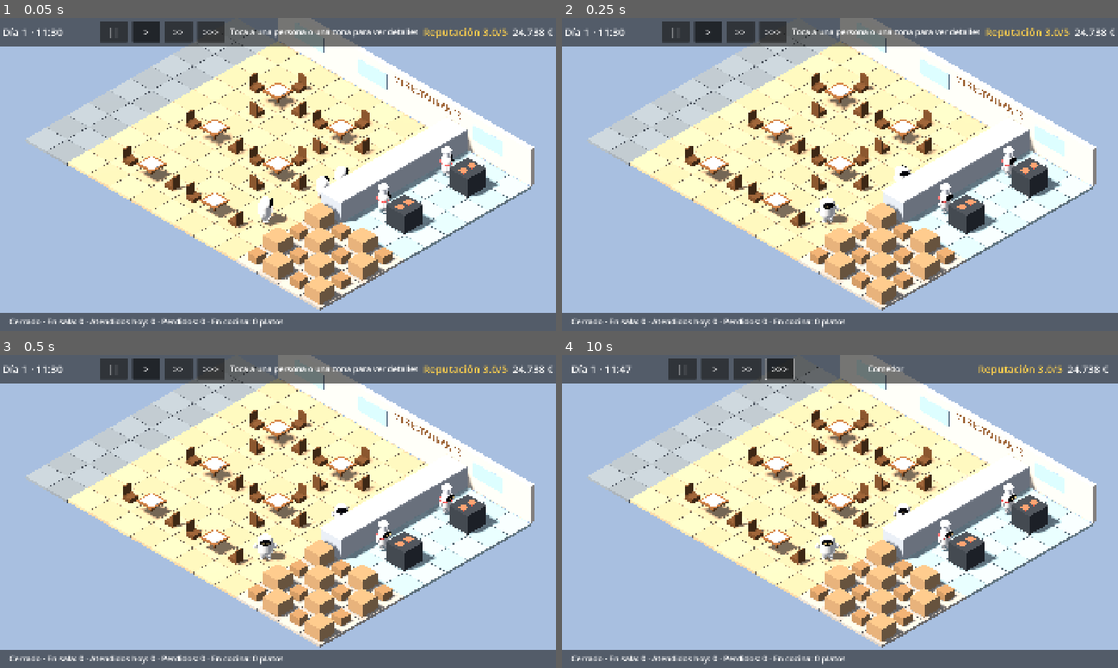
Above: before the commit, frames 1-4 (two rows, left to right).
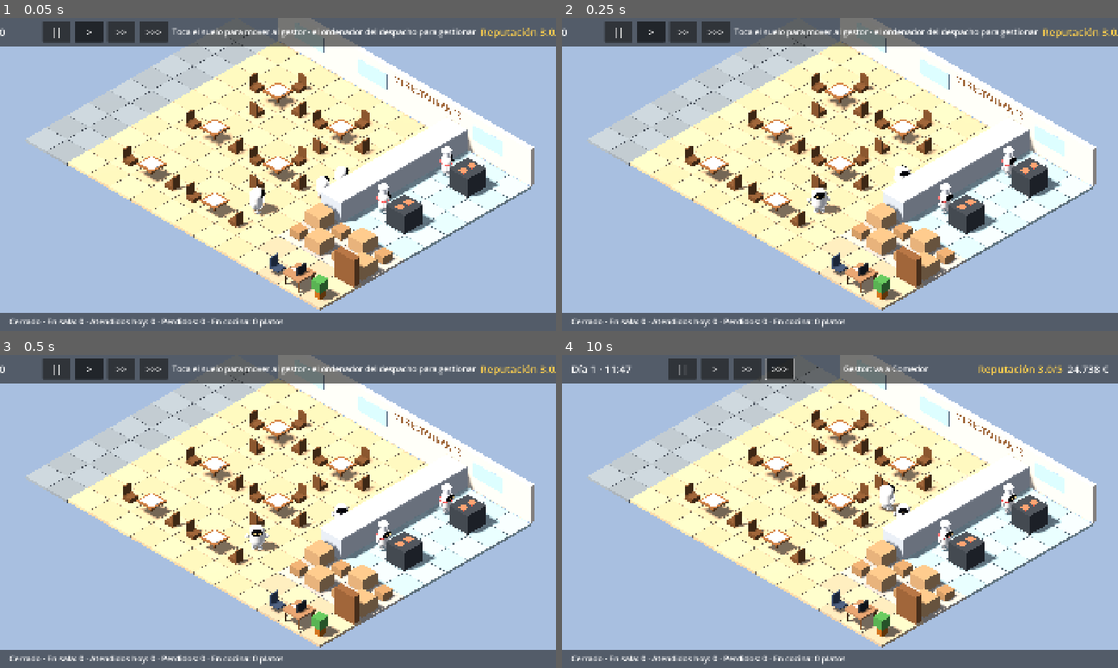
Above: after the commit, the same moments.

Repository: Fercho-93/Gestion_Restaurante
Game: Godot game, scene res://scenes/main/main.tscn
The game is run twice, just before and just after one commit, with the same random seed, the same clock (stepped at 60 frames per second) and the same inputs.
Inputs (mouse positions are in pixels of both pictures, inside the frame that each line leads up to):
- Up to frame 1 (0.05 s): no input
- Up to frame 2 (0.25 s): no input
- Up to frame 3 (0.5 s): no input
- Up to frame 4 (10 s): click "||" at 0.5 s; click ">" at 1.25 s; click ">>" at 2 s; click ">>>" at 2.75 s; click "||" at 3.5 s; click ">" at 4.25 s; click ">>" at 5 s; click ">>>" at 5.75 s; click "||" at 6.5 s; click ">" at 7.25 s; click ">>" at 8 s; click ">>>" at 8.75 s; tap Enter at 9.5 s; move the mouse to (962, 495) at 9.52 s; click (962, 495) at 9.67 s; tap Space at 9.77 s

The runs differ from the first frame. In frame 1, 5.9% of the frame differs, in the area x 0-100%, y 1-94%; in frame 2, 5.9%; in frame 3, 5.9%; in frame 4, 3.7%.

Commit message:
Gestor controlable y despacho con ordenador
El gestor pasa a ser el personaje del jugador: tocar el suelo lo manda
andando (si tocas un mueble, va a la celda libre más cercana) y tocar el
ordenador del despacho hace que vaya, se siente y abra la gestión. El
despacho ocupa parte del antiguo almacén. El ordenador muestra un resumen
en directo y los módulos de carta, personal, pedidos y finanzas, que se
irán completando. Los toques sobre la interfaz ya no mueven al gestor.
El diseño recoge cómo funcionan la ruina y la bancarrota.

Co-Authored-By: Claude Opus 5.5 <noreply@anthropic.com>
Claude-Session: https://claude.ai/code/session_01RaC8gh2ZAzYGHrEh2JUJL9

Diff:
--- a/game/data/restaurant_start.json
+++ b/game/data/restaurant_start.json
@@ -10,7 +10,11 @@
 		"zonas": [
 			{ "nombre": "Comedor", "rect": [0, 0, 8, 10], "color": "e9c79a" },
 			{ "nombre": "Cocina", "rect": [8, 0, 4, 6], "color": "b9d4d8" },
-			{ "nombre": "Almacén", "rect": [8, 6, 4, 4], "color": "c9c0b4", "bloqueada": true }
+			{ "nombre": "Almacén", "rect": [8, 6, 4, 2], "color": "c9c0b4", "bloqueada": true },
+			{ "nombre": "Despacho", "rect": [8, 8, 4, 2], "color": "d9bf9b" }
+		],
+		"objetos": [
+			{ "id": "ordenador", "nombre": "Ordenador", "celda": [10, 9], "uso": [9, 9] }
 		],
 		"mesas": [
 			{ "celda": [2, 2], "plazas": 4 },
@@ -23,6 +27,7 @@
 		"barra_cocina": [[8, 0], [8, 1], [8, 3], [8, 4], [8, 5], [8, 2]],
 		"pase": [7, 2],
 		"puesto_camareros": [7, 4],
+		"puesto_gestor": [6, 7],
 		"puestos_cocina": [[9, 1], [9, 4]],
 		"aparicion": [-2, 9],
 		"cola": [[-1, 8], [-1, 7], [-1, 6], [-1, 5], [-1, 4], [-1, 3]]
--- a/game/scenes/main/main.gd
+++ b/game/scenes/main/main.gd
@@ -7,7 +7,7 @@
 @onready var world: Node3D = $World
 @onready var camera: IsoCamera = $Camera
 @onready var sun: DirectionalLight3D = $Sun
-@onready var hud: CanvasLayer = $HUD
+@onready var hud: HUD = $HUD
 
 var _press_position := Vector2.ZERO
 
@@ -16,7 +16,7 @@
 	sun.rotation_degrees = Vector3(-55, -30, 0)
 	world.setup(Game.sim)
 	camera.focus(Vector3(Game.sim.layout.size.x / 2.0 - 1.0, 0, Game.sim.layout.size.y / 2.0))
-	hud.show_info("Toca a una persona o una zona para ver detalles")
+	hud.show_info("Toca el suelo para mover al gestor · el ordenador del despacho para gestionar")
 
 
 func _unhandled_input(event: InputEvent) -> void:
@@ -27,21 +27,32 @@
 			_on_tap(event.position)
 
 
+## Un toque en el mundo: el ordenador se usa, las personas se consultan y el suelo es
+## adonde va el gestor.
 func _on_tap(screen_pos: Vector2) -> void:
+	if hud.blocks_point(screen_pos):
+		return
+	var sim := Game.sim
+	var object_id: String = world.object_at(camera, screen_pos)
 	var bot: Bot = world.person_at(camera, screen_pos)
-	if bot != null:
-		world.select(Vector2i(-999, -999))
+	if bot != null and object_id == "":
 		hud.show_info(_describe(bot))
+		return
+	if object_id != "":
+		sim.manager.go_use(sim.layout, object_id)
+		hud.show_info("Gestor: %s" % sim.manager.describe())
 		return
 	var ground := camera.screen_to_ground(screen_pos)
 	var cell := Vector2i(roundi(ground.x), roundi(ground.z))
-	world.select(cell)
-	hud.show_info(Game.sim.layout.zone_name_at(cell))
+	if not sim.layout.region.has_point(cell):
+		return
+	sim.manager.walk_to(sim.layout, cell)
+	hud.show_info("Gestor: va a %s" % sim.layout.zone_name_at(sim.layout.nearest_walkable(cell)))
 
 
 func _describe(bot: Bot) -> String:
 	if bot.role == Bot.Role.GESTOR:
-		return "Tú · el gestor del restaurante"
+		return "Tú · el gestor del restaurante · " + Game.sim.manager.describe()
 	if bot.entity is CustomerGroup:
 		var g: CustomerGroup = bot.entity
 		var text := "Grupo de %d · %s (%d min) · Ánimo %d%%" % [g.size, g.state_name(), int(g.state_time), roundi(g.mood() * 100)]
--- a/game/scenes/world3d/restaurant_world.gd
+++ b/game/scenes/world3d/restaurant_world.gd
@@ -13,7 +13,6 @@
 const STREET_COLOR := Color("9aa3a8")
 const WALL_COLOR := Color("f3e6d3")
 const WOOD := Color("a0673a")
-const GESTOR_SPOT := Vector2(6.6, 7.2)
 ## Hacia dónde se mira para "mirar a la cámara".
 const TOWARDS_CAMERA := Vector3(1, 0, 1)
 
@@ -33,8 +32,8 @@
 	_build_furniture()
 	_gestor = Bot.new()
 	_gestor.setup(Bot.Role.GESTOR, 0)
+	_gestor.entity = sim.manager
 	add_child(_gestor)
-	_gestor.position = to_world(GESTOR_SPOT)
 	_gestor.face_direction(TOWARDS_CAMERA)
 
 
@@ -42,9 +41,18 @@
 	return Vector3(p.x, y, p.y)
 
 
-func select(cell: Vector2i) -> void:
-	_selection.visible = sim.layout.region.has_point(cell)
-	_selection.position = Vector3(cell.x, 0.01, cell.y)
+## Objeto del local (id) más cercano a un punto de la pantalla, o "".
+func object_at(camera: Camera3D, screen_pos: Vector2) -> String:
+	var radius := 0.7 * get_viewport().get_visible_rect().size.y / camera.size
+	var best := ""
+	var best_d := radius
+	for id in sim.layout.objects:
+		var cell: Vector2i = sim.layout.objects[id]["celda"]
+		var d := camera.unproject_position(Vector3(cell.x, 0.6, cell.y)).distance_to(screen_pos)
+		if d < best_d:
+			best = id
+			best_d = d
+	return best
 
 
 ## Personaje más cercano a un punto de la pantalla (o null).
@@ -80,6 +88,11 @@
 			_bots[key].queue_free()
 			_bots.erase(key)
 	_update_gestor(delta)
+	# Marca en el suelo el destino del gestor mientras camina.
+	var path := sim.manager.mover.path
+	_selection.visible = not path.is_empty()
+	if not path.is_empty():
+		_selection.position = Vector3(path.back().x, 0.01, path.back().y)
 
 
 func _sync_customer(bot: Bot, g: CustomerGroup, member_index: int) -> void:
@@ -143,8 +156,19 @@
 		_wave_left = 2.0
 	_last_group_id = maxi(_last_group_id, newest)
 	_wave_left -= delta * maxf(1.0, Game.clock.speed)
-	_gestor.waving = _wave_left > 0.0
+	var m := sim.manager
+	_gestor.position = to_world(m.mover.pos)
 	_gestor.eyes = Bot.Eyes.FELIZ
+	if m.mover.is_moving():
+		_gestor.pose = Bot.Pose.ANDANDO
+		_gestor.face_direction(to_world(m.mover.facing))
+	elif m.state == Manager.State.USANDO:
+		_gestor.pose = Bot.Pose.SENTADO
+		var cell: Vector2i = sim.layout.objects[m.using]["celda"]
+		_gestor.face_direction(to_world(Vector2(cell)) - _gestor.position)
+	else:
+		_gestor.pose = Bot.Pose.DE_PIE
+	_gestor.waving = _wave_left > 0.0 and m.state == Manager.State.LIBRE
 
 
 func _bot(key: String, role: Bot.Role, seed_value: int) -> Bot:
@@ -240,6 +264,7 @@
 			var mat := burner.material_override as StandardMaterial3D
 			mat.emission_enabled = true
 			mat.emission = Color("e2553b")
+	_build_office()
 	for zone in layout.zones:
 		if not zone["bloqueada"]:
 			continue
@@ -250,6 +275,46 @@
 					_box(Vector3(0.7, 0.5, 0.7), Vector3(x, 0.25, y), Color("c49a6c"))
 				else:
 					_box(Vector3(0.45, 0.3, 0.45), Vector3(x, 0.15, y), Color("b5885a"))
+
+
+## Despacho: mesa con ordenador, silla del gestor, estantería y planta.
+func _build_office() -> void:
+	var layout := sim.layout
+	if not layout.objects.has("ordenador"):
+		return
+	var pc: Dictionary = layout.objects["ordenador"]
+	var desk := Vector3(pc["celda"].x, 0, pc["celda"].y)
+	var seat := Vector3(pc["uso"].x, 0, pc["uso"].y)
+	var toward := (desk - seat).normalized()
+	var side := Vector3(-toward.z, 0, toward.x)
+	_box(Vector3(0.8, 0.06, 0.8) if absf(toward.x) > 0.5 else Vector3(0.8, 0.06, 0.8), desk + Vector3(0, 0.46, 0), WOOD.lightened(0.15))
+	for corner in [Vector3(-0.33, 0, -0.33), Vector3(0.33, 0, -0.33), Vector3(-0.33, 0, 0.33), Vector3(0.33, 0, 0.33)]:
+		_box(Vector3(0.06, 0.44, 0.06), desk + corner + Vector3(0, 0.22, 0), WOOD.darkened(0.3))
+	# Pantalla mirando a la silla, con brillo.
+	var monitor_pos := desk + toward * 0.12 + Vector3(0, 0.68, 0)
+	var monitor_size := Vector3(0.05, 0.3, 0.46) if absf(toward.x) > 0.5 else Vector3(0.46, 0.3, 0.05)
+	_box(monitor_size, monitor_pos, Color("2a2d34"))
+	var screen := _box(monitor_size * Vector3(0.6, 0.85, 0.9) if absf(toward.x) > 0.5 else monitor_size * Vector3(0.9, 0.85, 0.6), monitor_pos - toward * 0.02, Color("7fc8f0"))
+	var screen_mat := screen.material_override as StandardMaterial3D
+	screen_mat.emission_enabled = true
+	screen_mat.emission = Color("7fc8f0")
+	screen_mat.emission_energy_multiplier = 0.8
+	_box(Vector3(0.08, 0.16, 0.08), desk + toward * 0.12 + Vector3(0, 0.55, 0), Color("2a2d34"))
+	_box(Vector3(0.3, 0.02, 0.12) if absf(toward.x) > 0.5 else Vector3(0.12, 0.02, 0.3), desk - toward * 0.15 + Vector3(0, 0.5, 0), Color("dfe3e8"))
+	# Silla de oficina.
+	_box(Vector3(0.38, 0.06, 0.38), seat + Vector3(0, 0.16, 0), Color("3b4a63"))
+	_box(Vector3(0.06, 0.4, 0.38) if absf(toward.x) > 0.5 else Vector3(0.38, 0.4, 0.06), seat - toward * 0.19 + Vector3(0, 0.36, 0), Color("3b4a63"))
+	# Estantería y planta en las esquinas libres del despacho.
+	for zone in layout.zones:
+		if zone["nombre"] != "Despacho":
+			continue
+		var r: Rect2i = zone["rect"]
+		_box(Vector3(0.9, 1.1, 0.3), Vector3(r.end.x - 1, 0.55, r.position.y - 0.3), Color("8a5a35"))
+		for i in 3:
+			_box(Vector3(0.12, 0.22, 0.2), Vector3(r.end.x - 1.3 + i * 0.2, 0.75, r.position.y - 0.3), Color(["c0504d", "4f81bd", "9bbb59"][i]))
+		var pot := Vector3(r.end.x - 1, 0, r.end.y - 1)
+		_box(Vector3(0.3, 0.3, 0.3), pot + Vector3(0, 0.15, 0), Color("b5651d"))
+		_box(Vector3(0.4, 0.4, 0.4), pot + Vector3(0, 0.5, 0), Color("4f9a4a"))
 
 
 func _box(size: Vector3, pos: Vector3, color: Color) -> MeshInstance3D:
--- /dev/null
+++ b/game/simulation/manager.gd
@@ -0,0 +1,66 @@
+class_name Manager
+extends RefCounted
+## El gestor: el personaje que controla el jugador. Va adonde le mandan y usa los
+## objetos del local (por ejemplo, el ordenador del despacho).
+
+enum State { LIBRE, ANDANDO, USANDO }
+
+const STATE_NAMES := {
+	State.LIBRE: "Libre",
+	State.ANDANDO: "Andando",
+	State.USANDO: "Usando",
+}
+
+var mover: Mover
+var state := State.LIBRE
+## Objeto hacia el que va para usarlo ("" si solo camina).
+var target_object := ""
+## Objeto que está usando ahora ("" si ninguno).
+var using := ""
+
+
+func _init(start: Vector2i) -> void:
+	mover = Mover.new(start, Mover.BASE_SPEED * 1.1)
+
+
+func walk_to(layout: RestaurantLayout, cell: Vector2i) -> void:
+	using = ""
+	target_object = ""
+	mover.go_to(layout, layout.nearest_walkable(cell))
+	state = State.ANDANDO
+
+
+func go_use(layout: RestaurantLayout, object_id: String) -> void:
+	using = ""
+	target_object = object_id
+	mover.go_to(layout, layout.objects[object_id]["uso"])
+	state = State.ANDANDO
+
+
+func stop_using() -> void:
+	using = ""
+	if state == State.USANDO:
+		state = State.LIBRE
+
+
+## Avanza `minutes` de juego. Devuelve el objeto que empieza a usar en este paso, si lo hay.
+func step(minutes: float) -> String:
+	mover.step(minutes)
+	if state != State.ANDANDO or mover.is_moving():
+		return ""
+	if target_object == "":
+		state = State.LIBRE
+		return ""
+	using = target_object
+	target_object = ""
+	state = State.USANDO
+	return using
+
+
+func describe() -> String:
+	match state:
+		State.ANDANDO:
+			return "Yendo a usar el ordenador" if target_object == "ordenador" else "Andando"
+		State.USANDO:
+			return "En el ordenador" if using == "ordenador" else "Usando " + using
+	return "Libre"
--- a/game/simulation/restaurant_layout.gd
+++ b/game/simulation/restaurant_layout.gd
@@ -34,6 +34,9 @@
 var queue_cells: Array[Vector2i] = []
 var pass_cell: Vector2i
 var waiter_home: Vector2i
+var manager_home: Vector2i
+## Objetos que el gestor puede usar: id -> {nombre, celda: Vector2i, uso: Vector2i}
+var objects: Dictionary = {}
 var cook_stations: Array[Vector2i] = []
 var counter_cells: Array[Vector2i] = []
 var ambiente: float
@@ -47,6 +50,9 @@
 	spawn_cell = v2i(d["aparicion"])
 	pass_cell = v2i(d["pase"])
 	waiter_home = v2i(d["puesto_camareros"])
+	manager_home = v2i(d["puesto_gestor"])
+	for o in d.get("objetos", []):
+		objects[o["id"]] = { "nombre": o["nombre"], "celda": v2i(o["celda"]), "uso": v2i(o["uso"]) }
 	ambiente = float(d["ambiente"])
 	limpieza = float(d["limpieza"])
 	for c in d["cola"]:
@@ -86,6 +92,8 @@
 		astar.set_point_solid(c)
 	for table in tables:
 		astar.set_point_solid(table.cell)
+	for o in objects.values():
+		astar.set_point_solid(o["celda"])
 
 
 ## Camino de celdas entre dos puntos (incluye el origen). Vacío si no hay camino.
@@ -99,6 +107,22 @@
 	return region.has_point(cell) and not astar.is_point_solid(cell)
 
 
+## La celda transitable más cercana (la propia si ya lo es).
+func nearest_walkable(cell: Vector2i) -> Vector2i:
+	if is_walkable(cell):
+		return cell
+	var best := cell
+	var best_d := INF
+	for dx in range(-3, 4):
+		for dy in range(-3, 4):
+			var c := cell + Vector2i(dx, dy)
+			var d := Vector2(dx, dy).length()
+			if d < best_d and is_walkable(c):
+				best = c
+				best_d = d
+	return best
+
+
 func zone_name_at(cell: Vector2i) -> String:
 	if cell.x < 0:
 		return "Calle"
--- a/game/simulation/restaurant_sim.gd
+++ b/game/simulation/restaurant_sim.gd
@@ -5,6 +5,8 @@
 
 signal day_closed(report: Dictionary)
 signal group_left(group: CustomerGroup)
+## El gestor ha llegado a un objeto y empieza a usarlo (p. ej. "ordenador").
+signal manager_started_using(object_id: String)
 
 const MINUTES_PER_DAY := 24 * 60
 ## Hora a la que llega el pedido diario de materia prima.
@@ -20,6 +22,7 @@
 ## receta_id -> precio de venta
 var menu: Dictionary = {}
 var staff: Array[StaffMember] = []
+var manager: Manager
 var groups: Array[CustomerGroup] = []
 ## Platos pendientes de empezar: [{grupo, receta}]
 var kitchen_queue: Array[Dictionary] = []
@@ -68,6 +71,7 @@
 			cell += Vector2i(0, waiter_count)
 			waiter_count += 1
 		staff.append(StaffMember.new(d, staff.size() + 1, cell))
+	manager = Manager.new(layout.manager_home)
 	minutes = start_minutes
 	_reset_day_stats()
 	_restock()
@@ -82,6 +86,9 @@
 	_update_groups(dt)
 	_update_waiters(dt)
 	_update_cooks(dt)
+	var used := manager.step(dt)
+	if used != "":
+		manager_started_using.emit(used)
 	groups = groups.filter(func(g: CustomerGroup): return g.state != CustomerGroup.State.FUERA)
 	if _crossed(previous, minutes, 0):
 		_close_day()
--- a/game/tests/run_tests.gd
+++ b/game/tests/run_tests.gd
@@ -19,6 +19,7 @@
 	test_satisfaction_bounds()
 	test_full_day_simulation()
 	test_bot_builds_for_every_role()
+	test_manager_walks_and_uses_computer()
 	await test_camera_follows_fingers()
 	print("\n%d comprobaciones, %d fallos" % [_checks, _failures])
 	quit(1 if _failures > 0 else 0)
@@ -249,3 +250,36 @@
 	_touch(cam, 0, a, false)
 	_touch(cam, 1, b, false)
 	cam.free()
+
+
+func test_manager_walks_and_uses_computer() -> void:
+	var sim := RestaurantSim.new(load_data(), 9 * 60, 7)
+	var m := sim.manager
+	check(m.mover.cell() == sim.layout.manager_home, "el gestor empieza en su sitio")
+	check(sim.layout.objects.has("ordenador"), "hay un ordenador en el local")
+	check(sim.layout.zone_name_at(sim.layout.objects["ordenador"]["uso"]) == "Despacho", "el ordenador está en el despacho")
+	# Andar a una celda libre.
+	m.walk_to(sim.layout, Vector2i(1, 1))
+	for i in 200:
+		sim.update(0.25)
+	check(m.mover.cell() == Vector2i(1, 1) and m.state == Manager.State.LIBRE, "el gestor llega adonde se le manda")
+	# Mandarlo a una mesa: va a la celda libre más cercana.
+	var table: Vector2i = sim.layout.tables[0].cell
+	m.walk_to(sim.layout, table)
+	for i in 200:
+		sim.update(0.25)
+	check(m.mover.cell() != table and m.mover.cell().distance_to(table) <= 1.5, "si tocas una mesa, se queda al lado")
+	# Usar el ordenador: llega, se sienta y avisa.
+	var used: Array[String] = []
+	sim.manager_started_using.connect(func(id: String): used.append(id))
+	m.go_use(sim.layout, "ordenador")
+	for i in 400:
+		sim.update(0.25)
+	check(used == ["ordenador"], "avisa una sola vez de que usa el ordenador")
+	check(m.state == Manager.State.USANDO and m.mover.cell() == sim.layout.objects["ordenador"]["uso"], "está sentado en el ordenador")
+	m.stop_using()
+	check(m.state == Manager.State.LIBRE and m.using == "", "se levanta del ordenador")
+	# En pausa (sin avanzar la simulación) la orden espera.
+	var before := m.mover.pos
+	m.walk_to(sim.layout, Vector2i(3, 3))
+	check(m.mover.pos == before and m.state == Manager.State.ANDANDO, "en pausa la orden queda pendiente")
--- /dev/null
+++ b/game/ui/computer_screen.gd
@@ -0,0 +1,132 @@
+class_name ComputerScreen
+extends PanelContainer
+## Ordenador del despacho: se abre cuando el gestor se sienta a usarlo y reúne los
+## módulos de gestión. El tiempo sigue corriendo mientras está abierto.
+
+signal closed
+
+## Módulos: id -> [título, descripción mientras no esté hecho]
+const MODULES := {
+	"resumen": ["Resumen", ""],
+	"carta": ["Carta y precios", "Activar y quitar platos, cambiar precios y ver el coste y el margen de cada plato."],
+	"personal": ["Personal", "Ver a tus empleados, contratar entre candidatos, despedir y ajustar sueldos."],
+	"pedidos": ["Pedidos y almacén", "Ver el stock y hacer pedidos a los proveedores."],
+	"finanzas": ["Finanzas", "Cuentas de resultados, préstamos e historial del restaurante."],
+}
+
+var _tabs := {}
+var _content: VBoxContainer
+var _current := "resumen"
+
+
+func _ready() -> void:
+	var style := StyleBoxFlat.new()
+	style.bg_color = Color("1f2430")
+	style.set_corner_radius_all(18)
+	style.border_color = Color("3b4a63")
+	style.set_border_width_all(6)
+	style.shadow_size = 24
+	style.shadow_color = Color(0, 0, 0, 0.5)
+	add_theme_stylebox_override("panel", style)
+	var margin := MarginContainer.new()
+	for side in ["left", "right", "top", "bottom"]:
+		margin.add_theme_constant_override("margin_" + side, 28)
+	add_child(margin)
+	var column := VBoxContainer.new()
+	column.add_theme_constant_override("separation", 20)
+	margin.add_child(column)
+
+	var header := HBoxContainer.new()
+	column.add_child(header)
+	var title := Label.new()
+	title.text = "Ordenador del despacho"
+	title.add_theme_font_size_override("font_size", 40)
+	title.size_flags_horizontal = Control.SIZE_EXPAND_FILL
+	header.add_child(title)
+	var leave := Button.new()
+	leave.text = "Levantarse"
+	leave.custom_minimum_size = Vector2(260, 80)
+	leave.add_theme_font_size_override("font_size", 32)
+	leave.pressed.connect(close)
+	header.add_child(leave)
+
+	var body := HBoxContainer.new()
+	body.add_theme_constant_override("separation", 28)
+	body.size_flags_vertical = Control.SIZE_EXPAND_FILL
+	column.add_child(body)
+	var menu := VBoxContainer.new()
+	menu.add_theme_constant_override("separation", 12)
+	body.add_child(menu)
+	var group := ButtonGroup.new()
+	for id in MODULES:
+		var b := Button.new()
+		b.text = MODULES[id][0]
+		b.toggle_mode = true
+		b.button_group = group
+		b.alignment = HORIZONTAL_ALIGNMENT_LEFT
+		b.custom_minimum_size = Vector2(380, 88)
+		b.add_theme_font_size_override("font_size", 32)
+		b.pressed.connect(_show.bind(id))
+		menu.add_child(b)
+		_tabs[id] = b
+	var scroll := ScrollContainer.new()
+	scroll.size_flags_horizontal = Control.SIZE_EXPAND_FILL
+	scroll.horizontal_scroll_mode = ScrollContainer.SCROLL_MODE_DISABLED
+	body.add_child(scroll)
+	_content = VBoxContainer.new()
+	_content.size_flags_horizontal = Control.SIZE_EXPAND_FILL
+	_content.add_theme_constant_override("separation", 10)
+	scroll.add_child(_content)
+	hide()
+
+
+func open() -> void:
+	show()
+	_show(_current)
+
+
+func close() -> void:
+	if visible:
+		hide()
+		closed.emit()
+
+
+func _process(_delta: float) -> void:
+	# El resumen se actualiza en directo mientras el tiempo corre.
+	if visible and _current == "resumen" and Engine.get_process_frames() % 15 == 0:
+		_show("resumen")
+
+
+func _show(id: String) -> void:
+	_current = id
+	_tabs[id].button_pressed = true
+	for child in _content.get_children():
+		child.queue_free()
+	_line(MODULES[id][0], 36)
+	if id == "resumen":
+		_summary()
+	else:
+		_line(MODULES[id][1], 28, Color("cfd8dc"))
+		_line("Próximamente.", 28, Color("ffd54f"))
+
+
+func _summary() -> void:
+	var sim := Game.sim
+	var f := sim.finances
+	_line("Caja: %s €" % HUD.format_money(f.money), 32)
+	_line("Reputación: %.1f/5" % sim.average_stars(), 28)
+	_line("Hoy, de momento:", 28, Color("b0bec5"))
+	_line("   Ingresos: %.2f €" % f.total(f.income), 28, Color("81c784"))
+	_line("   Gastos: %.2f €" % f.total(f.expenses), 28, Color("e57373"))
+	_line("   Clientes atendidos: %d · Grupos perdidos: %d" % [sim.day_stats["clientes_servidos"], sim.day_stats["grupos_perdidos"]], 28)
+	_line("Personal: %d camareros, %d cocineros" % [sim.waiters().size(), sim.cooks().size()], 28)
+	_line("Platos en carta: %d" % sim.menu.size(), 28)
+
+
+func _line(text: String, font_size: int = 28, color: Color = Color.WHITE) -> void:
+	var label := Label.new()
+	label.text = text
+	label.autowrap_mode = TextServer.AUTOWRAP_WORD_SMART
+	label.add_theme_font_size_override("font_size", font_size)
+	label.add_theme_color_override("font_color", color)
+	_content.add_child(label)
--- a/game/ui/hud.gd
+++ b/game/ui/hud.gd
@@ -1,3 +1,4 @@
+class_name HUD
 extends CanvasLayer
 ## HUD: fecha y hora, velocidad, dinero, reputación, estado de la sala e informe diario.
 
@@ -8,6 +9,9 @@
 @onready var stats_label: Label = %StatsLabel
 @onready var day_report: DayReport = %DayReport
 @onready var rotate_hint: Control = %RotateHint
+@onready var computer: ComputerScreen = %Computer
+@onready var top_bar: Control = $TopBar
+@onready var bottom_bar: Control = $BottomBar
 @onready var speed_buttons := {
 	0: %PauseButton,
 	1: %Speed1Button,
@@ -22,6 +26,10 @@
 	Game.clock.speed_changed.connect(_on_speed_changed)
 	Game.sim.day_closed.connect(_on_day_closed)
 	day_report.closed.connect(func(): Game.clock.set_speed(1))
+	Game.sim.manager_started_using.connect(_on_manager_started_using)
+	computer.closed.connect(func():
+		Game.sim.manager.stop_using()
+		show_info("Gestor: libre"))
 	_on_speed_changed(Game.clock.speed)
 
 
@@ -41,6 +49,19 @@
 
 func show_info(text: String) -> void:
 	info_label.text = text
+
+
+## ¿Hay interfaz bajo ese punto de la pantalla? (para no mover al gestor al tocar botones)
+func blocks_point(screen_pos: Vector2) -> bool:
+	if computer.visible or day_report.is_visible_in_tree() or rotate_hint.visible:
+		return true
+	return top_bar.get_global_rect().has_point(screen_pos) or bottom_bar.get_global_rect().has_point(screen_pos)
+
+
+func _on_manager_started_using(object_id: String) -> void:
+	if object_id == "ordenador":
+		show_info("Gestor: en el ordenador")
+		computer.open()
 
 
 func _dishes_cooking() -> int:
--- a/game/ui/hud.tscn
+++ b/game/ui/hud.tscn
@@ -1,7 +1,8 @@
-[gd_scene load_steps=4 format=3]
+[gd_scene load_steps=5 format=3]
 
 [ext_resource type="Script" path="res://ui/hud.gd" id="1_hud"]
 [ext_resource type="Script" path="res://ui/day_report.gd" id="2_report"]
+[ext_resource type="Script" path="res://ui/computer_screen.gd" id="3_computer"]
 
 [sub_resource type="ButtonGroup" id="ButtonGroup_speed"]
 
@@ -115,6 +116,19 @@
 theme_override_font_sizes/font_size = 28
 vertical_alignment = 1
 
+[node name="Computer" type="PanelContainer" parent="."]
+unique_name_in_owner = true
+anchors_preset = 15
+anchor_right = 1.0
+anchor_bottom = 1.0
+offset_left = 120.0
+offset_top = 116.0
+offset_right = -120.0
+offset_bottom = -84.0
+grow_horizontal = 2
+grow_vertical = 2
+script = ExtResource("3_computer")
+
 [node name="ReportCenter" type="CenterContainer" parent="."]
 anchors_preset = 15
 anchor_right = 1.0
Not shown, added: game/simulation/manager.gd.uid
Not shown, added: game/ui/computer_screen.gd.uid
Not shown, changed: README.md
Not shown, changed: docs/GDD.md
